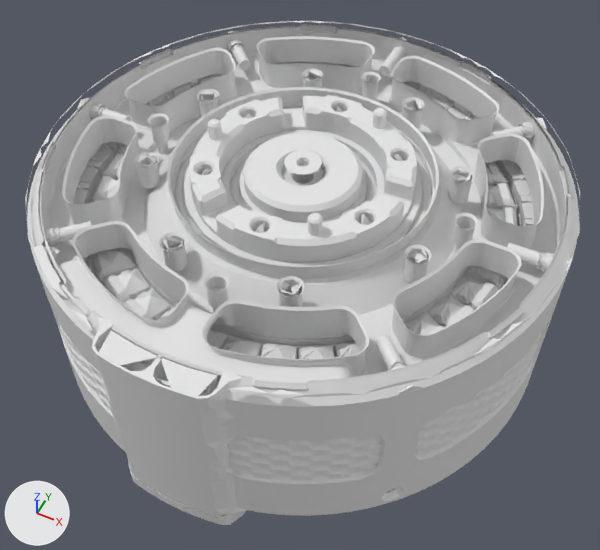
A saved change to the glTF model public/models/actuator.glb.
Both versions are drawn from a 50 mm camera at (62.5, -126.5, 138.8) aimed at (1.9, -5.3, -12.7). The lights are fixed; the arrows at lower left show +X, +Y and +Z. The older version comes first. Where no turn or scale is listed for an object, it has been applied to the vertices. Vertices at exactly the same position are counted once.

Names of what the first picture shows: 'axle__060', 'axle__061', 'b6710__057', 'b6805__058', 'carrier__046', 'coils__021', 'fasteners__068', 'fasteners__071', 'frame__042', 'housing__064', 'ring__044', 'rotor__041' and 27 more.
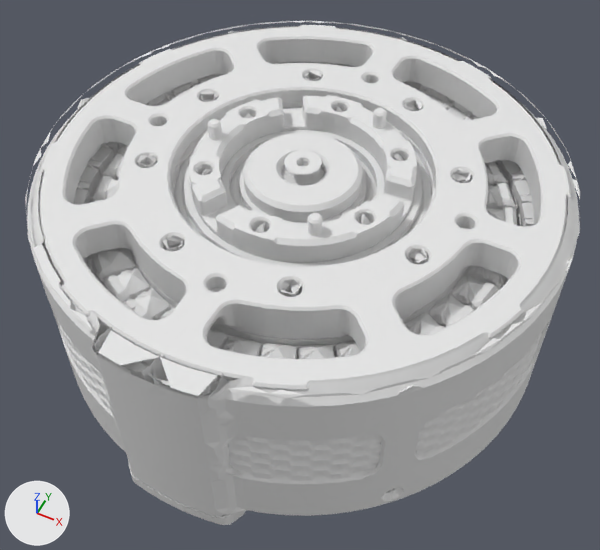
Location of each change, [x1, y1, x2, y2] in pixels of the pictures (600 x 550 px; the box of a moved part takes in the faces that stretch with it):
part 1 of me_frame__042, added: after [41, 25, 569, 385]
part 2 of me_housing__064, moved or reshaped (mostly hidden): before [44, 49, 467, 396]; after [42, 161, 580, 395]

The change in detail:
me_frame__042 is used by ob_frame__042; location (0.0, 0.0, 12.2).
me_frame__042 had 4574 vertices, 8512 faces and spanned x -57.5..57.5, y -57.5..57.5, z -4.7..4.7.
me_frame__042 now has 5652 vertices, 11384 faces and spans x -57.5..57.5, y -57.5..57.5, z -4.7..4.7.
me_frame__042 part 1: 1078 vertices added at x -54.5..54.4, y -54.4..54.5, z 4.7.
me_housing__064 is used by ob_housing__064; location (0.0, -1.5, -6.0).
me_housing__064 had 94654 vertices, 189354 faces and spanned x -60.5..60.5, y -62.0..62.0, z -23.0..23.0.
me_housing__064 now has 96501 vertices, 192153 faces and spans x -60.5..60.5, y -62.0..62.0, z -23.0..23.0.
me_housing__064 part 2: 6633 vertices moved within x -57.5..57.5, y -54.9..58.9, z -10.4..8.1; 33 vertices removed from x -56.7..56.5, y -55.0..57.7, z -23.0..23.0; 1883 vertices added at x -59.2..59.2, y -56.6..60.7, z -23.0..23.0.
Other edits to the shape of me_housing__064 do not show in these pictures.
